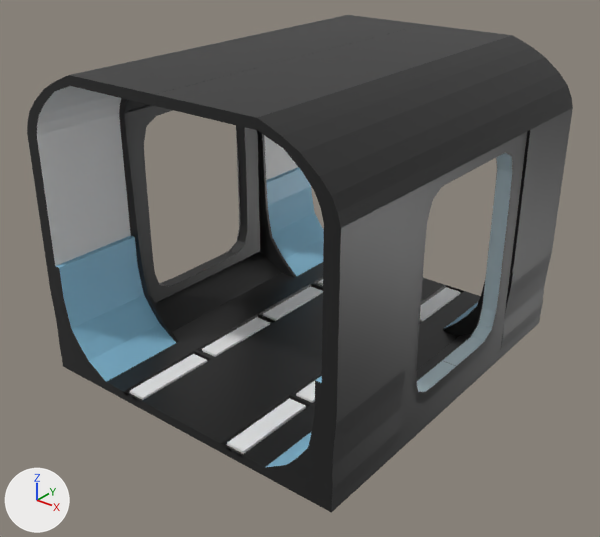
What one commit did to the Blender file Assets/Models/BlenderModels/GridArtAttempt1/DoubleDoor.blend.
The view is the same before and after, from a 50 mm lens placed at (4.83, -5.25, 4.24), pointed at (0.06, 0.72, 0.55). Arrows for +X, +Y and +Z are at lower left; the lights stay in place.
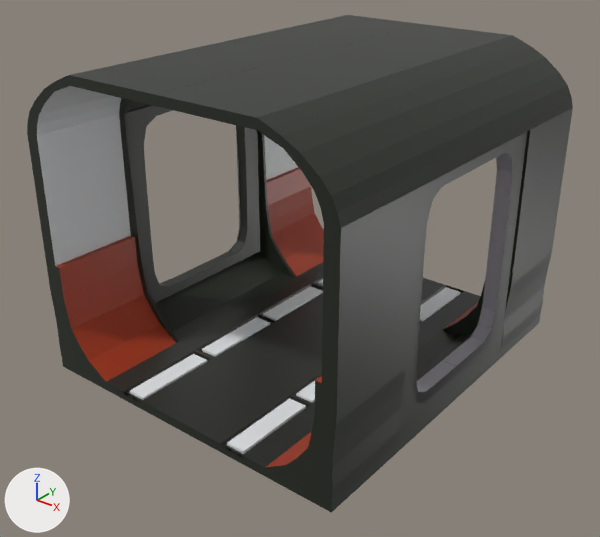
Location of each change, [x1, y1, x2, y2] in pixels of the pictures (600 x 537 px):
'Cube', surface changed (blue to red)
    both: [52, 151, 515, 471]
part 1 of me_cube_001, surface changed (blue to red)
    both: [56, 167, 478, 467]

Patch to the scene script:
```diff
--- a/Assets/Models/BlenderModels/GridArtAttempt1/DoubleDoor.blend.py
+++ b/Assets/Models/BlenderModels/GridArtAttempt1/DoubleDoor.blend.py
@@ me_cube_001 @@
 me_cube_001.from_pydata(...)  # 1252 vertices, 1100 faces; spans x -17.9..17.9, y -4.0..4.0, z -1.2..6.6
 # used by ob_cube; location = (0.0, 1.0, 0.0); scale = (0.1, 0.5, 0.4)
+# me_cube_001 part 1: texture (UV) coordinates of 28 of 1100 faces, centred in x -16.1..16.1, y -3.0..3.0, z -0.8..1.8, changed; they spanned u 0.19..0.19, v 0.8..0.8 and now span u 0.31..0.31, v 0.69..0.69
 me_cube_001.materials.append(mat_material)
```
